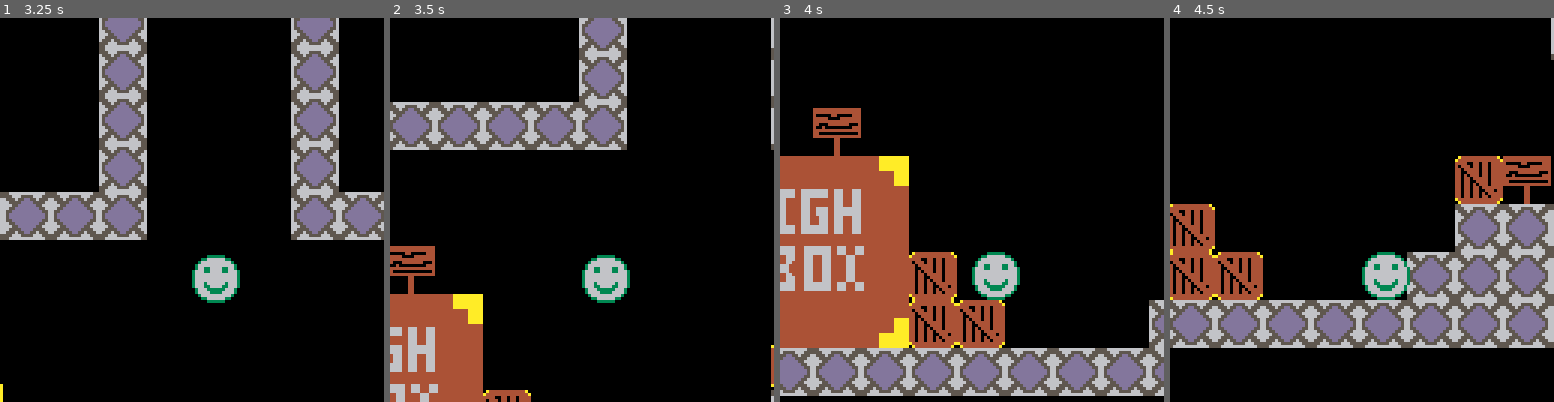
Above: before the commit, frames 1-4 (left to right).
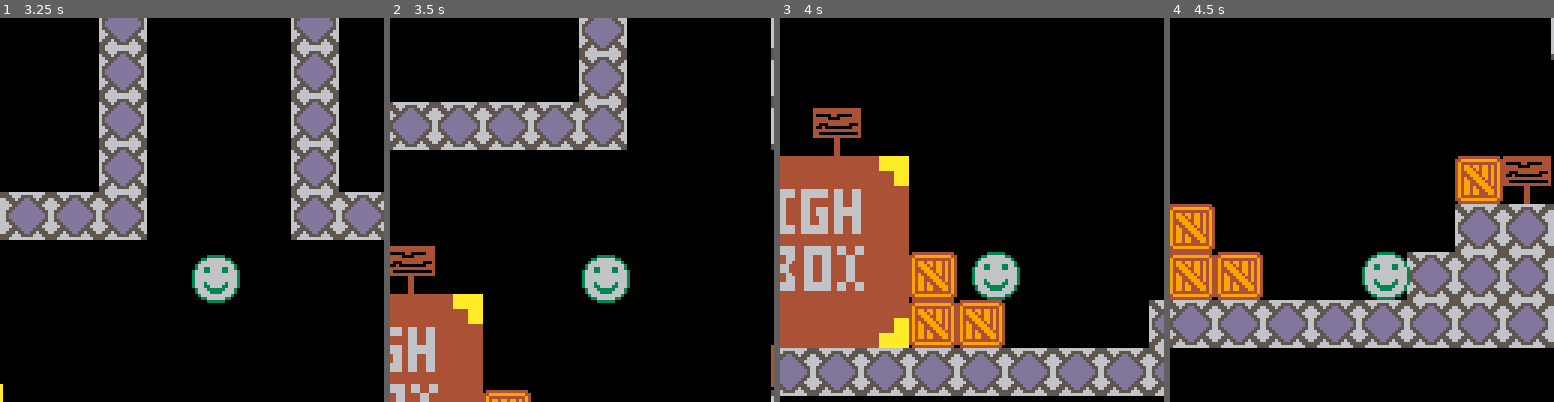
Above: after the commit, the same moments.

Repository: alixnovosi/boxventure
Game: PICO-8 cartridge boxventure.p8
The game is run twice, just before and just after one commit, with the same random seed, the same clock (stepped at 60 frames per second) and the same inputs.
Inputs:
- Up to frame 1 (3.25 s): tap X (X key) at 0.33, 1.07, 1.85, 2.97 s; tap O (Z key) at 0.7, 1.7, 2.1, 2.5, 2.9 s; hold Right 1.6-2.1 s; hold Up 2.15-2.42 s; hold Right 2.47-3.03 s; hold Left from 3.08 s (still down)
- Up to frame 2 (3.5 s): keep holding Left; tap O (Z key) at 3.3 s
- Up to frame 3 (4 s): release Left at 3.58 s; hold Down 3.63-3.97 s; tap O (Z key) at 3.7 s
- Up to frame 4 (4.5 s): hold Right from 4.02 s (still down); tap X (X key) at 4.08 s; tap O (Z key) at 4.1 s

Frame 1 is identical in both runs. In frame 2, 0.2% of the frame differs, in the area x 24-100%, y 85-100%; in frame 3, 3.0%; in frame 4, 4.0%, in the area x 0-87%, y 35-74%.

Commit message:
nicer box sprite

Diff:
--- a/boxventure.p8
+++ b/boxventure.p8
@@ -686,22 +686,22 @@
     }
 end
 __gfx__
-00000000556666666666665500000000000000000a444444444444a0aaaaaaaaaa44444444444444444444444444444444444444444444aaaaaaaaaa00000000
-0000000055566655556665550000333333330000a44444444444444aaaaaaaaaaa44444444444444444444444444444444444444444444aaaaaaaaaa00000000
-007007006555655dd556555600037777777730004444004404404444aaaaaaaaaa44444444444444444444444444444444444444444444aaaaaaaaaa00000000
-00077000665555dddd55556600377777777773004044404404404444aaaaaaaaaa44444444444444444444444444444444444444444444aaaaaaaaaa00000000
-0007700066655dddddd5566603777777777777304404444404404444aaaaaaaaaa44444444444444444444444444444444444444444444aaaaaaaaaa00000000
-007007006655dddddddd556603776667767677304400444404404444aaaaa444444444444444444444444444444444444444444444444444444aaaaa00000000
-00000000655dddddddddd55603776777776777304404044404404444aaaaa444444444444444444444444444444444444444444444444444444aaaaa00000000
-0000000065dddddddddddd5603776677776777304404404444404444aaaaa444444444444444444444444444444444444444444444444444444aaaaa00000000
-0000000065dddddddddddd5603776777776777304404400444404444aaaaa444444444444444444444444444444444444444444444444444444aaaaa00000000
-00000000655dddddddddd55603776667767677304404404044404444aaaaa444444444444444444444444444444444444444444444444444444aaaaa00000000
-000000006655dddddddd556603777777777777304404404404444444444444444444444444444444444444444444444444444444444444444444444400000000
-0000000066655dddddd5566603776667766677304404404400444044444444666666666446666666664466666666644666444666444444444444444400000000
-00000000665555dddd55556603777677776777304404404404044444444444666666666446666666664466666666644666444666444444444444444400000000
-000000006555655dd556555603777677776777304404404404404444444444666666666446666666664466666666644666444666444444444444444400000000
-0000000055566655556665550377767777677730a44444444444444a444444666444666444446664444466644444444666444666444444444444444400000000
-00000000556666666666665503776667776777300a444444444444a0444444666444666444446664444466644444444666444666444444444444444400000000
+00000000556666666666665500000000000000000444444444444440aaaaaaaaaa44444444444444444444444444444444444444444444aaaaaaaaaa00000000
+00000000555666555566655500003333333300004499999999999944aaaaaaaaaa44444444444444444444444444444444444444444444aaaaaaaaaa00000000
+007007006555655dd556555600037777777730004944444444444494aaaaaaaaaa44444444444444444444444444444444444444444444aaaaaaaaaa00000000
+00077000665555dddd55556600377777777773004949949949949494aaaaaaaaaa44444444444444444444444444444444444444444444aaaaaaaaaa00000000
+0007700066655dddddd5566603777777777777304949994949949494aaaaaaaaaa44444444444444444444444444444444444444444444aaaaaaaaaa00000000
+007007006655dddddddd556603776667767677304944999449949494aaaaa444444444444444444444444444444444444444444444444444444aaaaa00000000
+00000000655dddddddddd55603776777776777304944499949949494aaaaa444444444444444444444444444444444444444444444444444444aaaaa00000000
+0000000065dddddddddddd5603776677776777304949449994949494aaaaa444444444444444444444444444444444444444444444444444444aaaaa00000000
+0000000065dddddddddddd5603776777776777304949944999449494aaaaa444444444444444444444444444444444444444444444444444444aaaaa00000000
+00000000655dddddddddd55603776667767677304949944499949494aaaaa444444444444444444444444444444444444444444444444444444aaaaa00000000
+000000006655dddddddd556603777777777777304949949449994494444444444444444444444444444444444444444444444444444444444444444400000000
+0000000066655dddddd5566603776667766677304949949944999494444444666666666446666666664466666666644666444666444444444444444400000000
+00000000665555dddd55556603777677776777304949949944499494444444666666666446666666664466666666644666444666444444444444444400000000
+000000006555655dd556555603777677776777304944444444444494444444666666666446666666664466666666644666444666444444444444444400000000
+00000000555666555566655503777677776777304499999999999944444444666444666444446664444466644444444666444666444444444444444400000000
+00000000556666666666665503776667776777300444444444444440444444666444666444446664444466644444444666444666444444444444444400000000
 00000000000003333330000000000666666000004444444444444444444444666444664444446664444466644444444666444666444444444444444400000000
 00000000000336666663300000066666667770004444444444444444444444666666644444446664444466644666644666666666444444444444444400000000
 00000000003666666666630000666666677777004000004400000444444444666666644444446664444466644666644666666666444444444444444400000000
